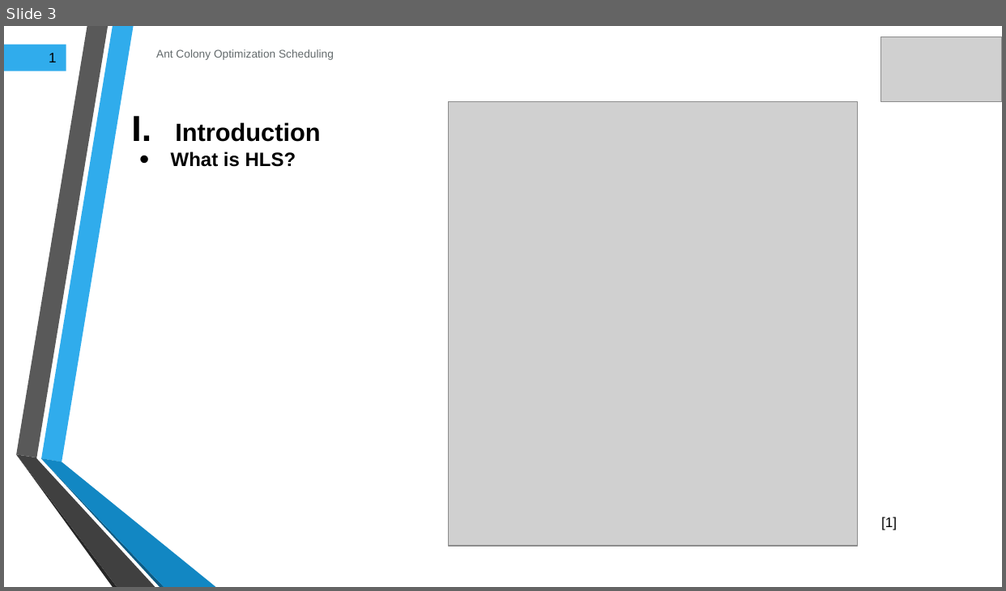
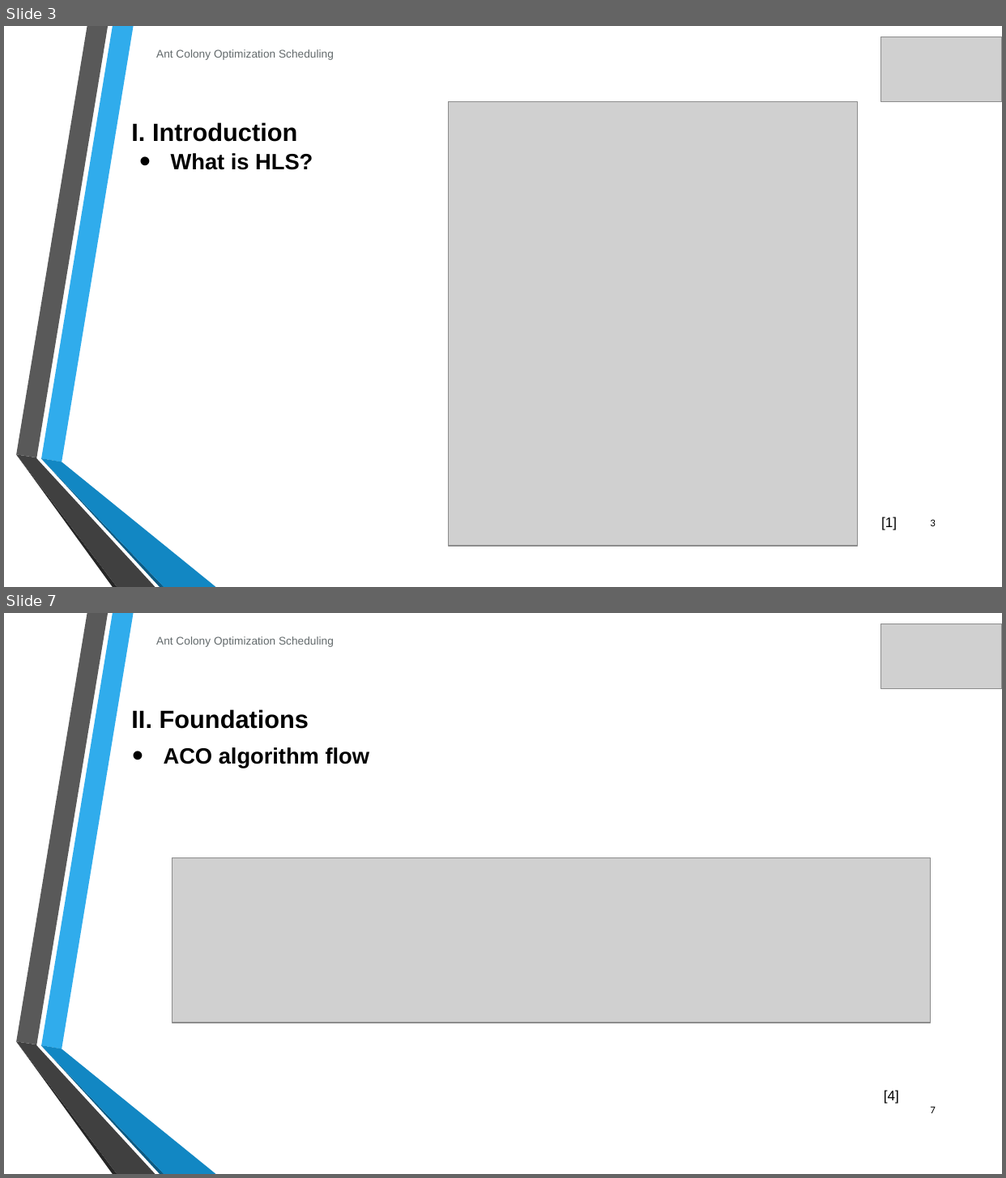
Before and after one commit to JaouaherBelgacem/Ant-Colony-Optimization, a slide deck: Final submission/Presentation/ACO presentation draft.pptx. Shown one above the other, each under a label of ours: slide 3 before the commit, slides 3 and 7 after it; the slides between them are not shown. The pictures are 1006x591 and 1006x1178 pixels, drawn with LibreOffice and Linux fonts; fonts in the diff are those of the drawing; grey boxes stand for pictures; background and template pictures are left out. Boxes give left, top, right and bottom in pixels: in the first picture for what was removed or moved away, otherwise in the second. Text is boxed around its words. In the diff, an @@ line names an element or a change of style, - is before the commit and + after.

```diff
--- a/Final submission/Presentation/ACO presentation draft.pptx
+++ b/Final submission/Presentation/ACO presentation draft.pptx
@@ slide 7 added at (x1=4, y1=613, x2=1002, y2=1174), background picture (left out); not listed: 6 template elements that a slide beside it also shows @@
@@ text added at (x1=156, y1=636, x2=334, y2=647), 8 pt, text #636A6C @@
+Ant Colony Optimization Scheduling
@@ picture added at (x1=881, y1=624, x2=1002, y2=689) @@
@@ text added at (x1=131, y1=709, x2=309, y2=729), 18 pt, text #000000, bold @@
+II. Foundations
@@ text added at (x1=164, y1=747, x2=370, y2=769), 16 pt, text #000000, bold @@
+• ACO algorithm flow
@@ picture added at (x1=172, y1=858, x2=931, y2=1022) @@
@@ text added at (x1=884, y1=1090, x2=899, y2=1104), 10 pt, text #000000 @@
+[4]
@@ page number added at (x1=930, y1=1106, x2=936, y2=1114), 7.5 pt, text #000000 @@
+7
@@ slide 3 changed as well @@
@@ rectangle removed at (x1=4, y1=44, x2=66, y2=71) @@
-1
@@ text at (x1=131, y1=122, x2=297, y2=142): text changed @@
-I. Introduction
+I. Introduction
@@ text "What is HLS?" at (x1=171, y1=153, x2=313, y2=170): size 14 to 16 pt @@
@@ page number added at (x1=930, y1=519, x2=936, y2=527), 7.5 pt, text #000000 @@
+3
```
Also in this commit, not shown: 5 other slides changed, 6 other slides added, 7 slides removed, 1 other file.
